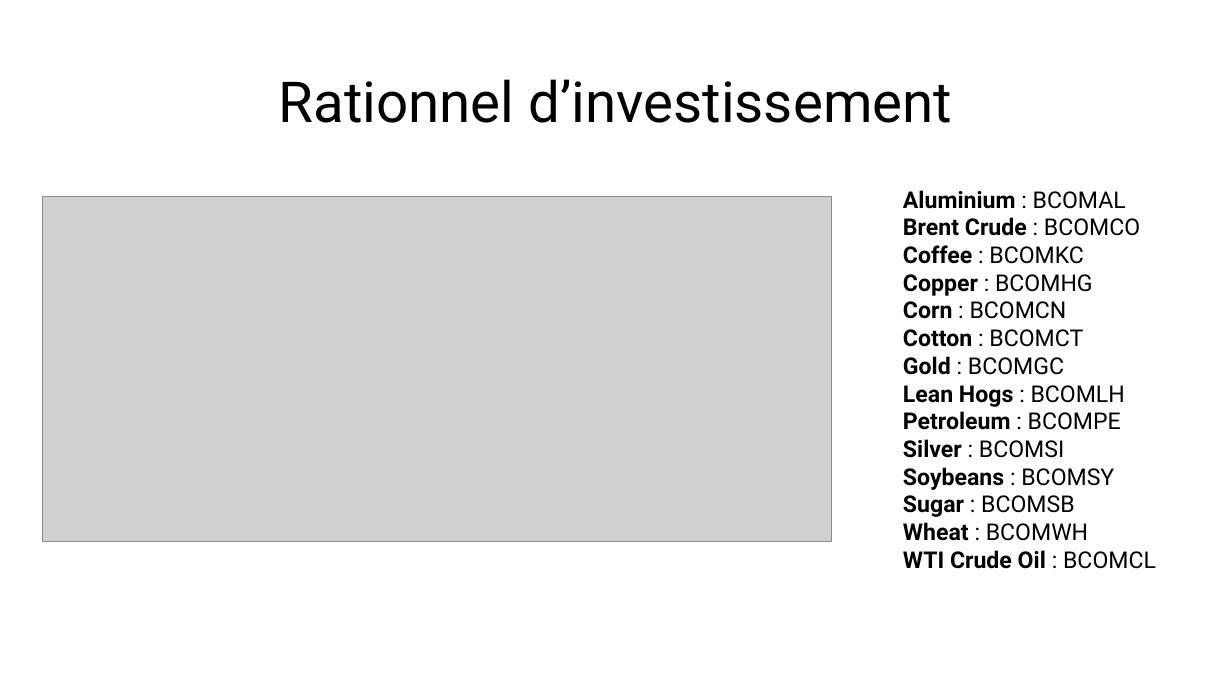
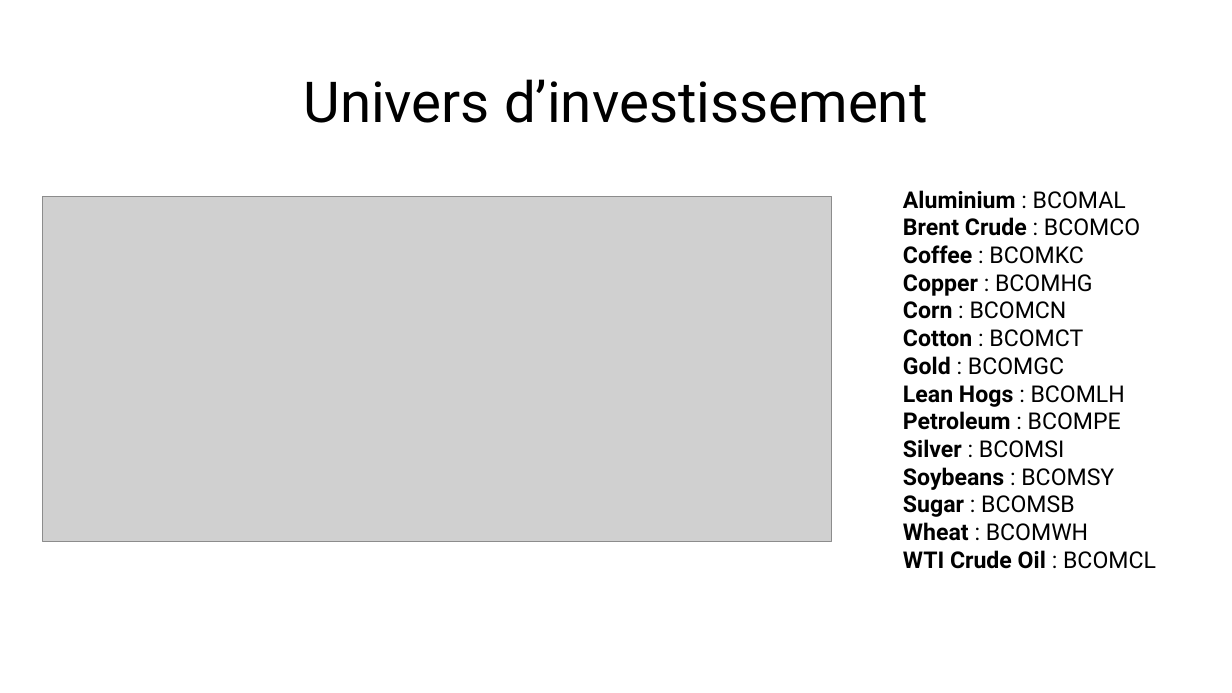
Before and after one commit to kyle75gto/Commodities-Strategy, a slide deck: slide 2 of Mean Reversion Commodities Project.pptx. Drawn at 1232x693 pixels with LibreOffice and Linux fonts; fonts in the diff are those of the drawing; grey boxes stand for pictures. Boxes give left, top, right and bottom in pixels: in the first picture for what was removed or moved away, otherwise in the second. Text is boxed around its words. In the diff, an @@ line names an element or a change of style, - is before the commit and + after.

Commit message:
ppt update

```diff
--- a/Mean Reversion Commodities Project.pptx
+++ b/Mean Reversion Commodities Project.pptx
@@ title at <box>303,79,927,123</box>: text changed @@
-Rationnel d’investissement
+Univers d’investissement
```
Also in this commit, not shown: 1 other slide changed, 1 slide added, 1 slide removed, 1 other file.
